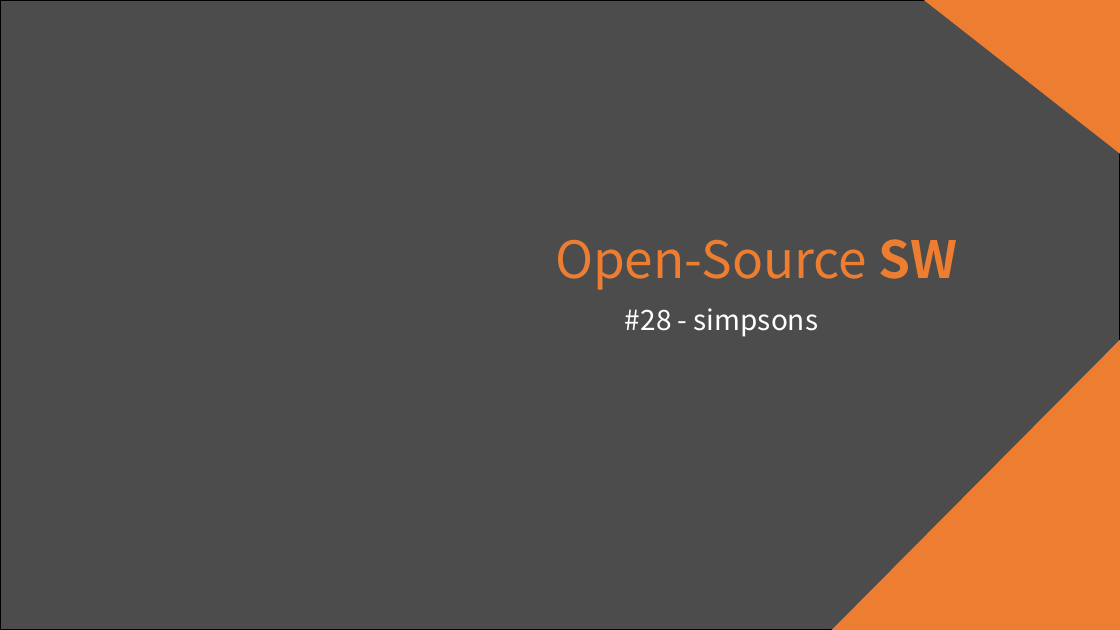
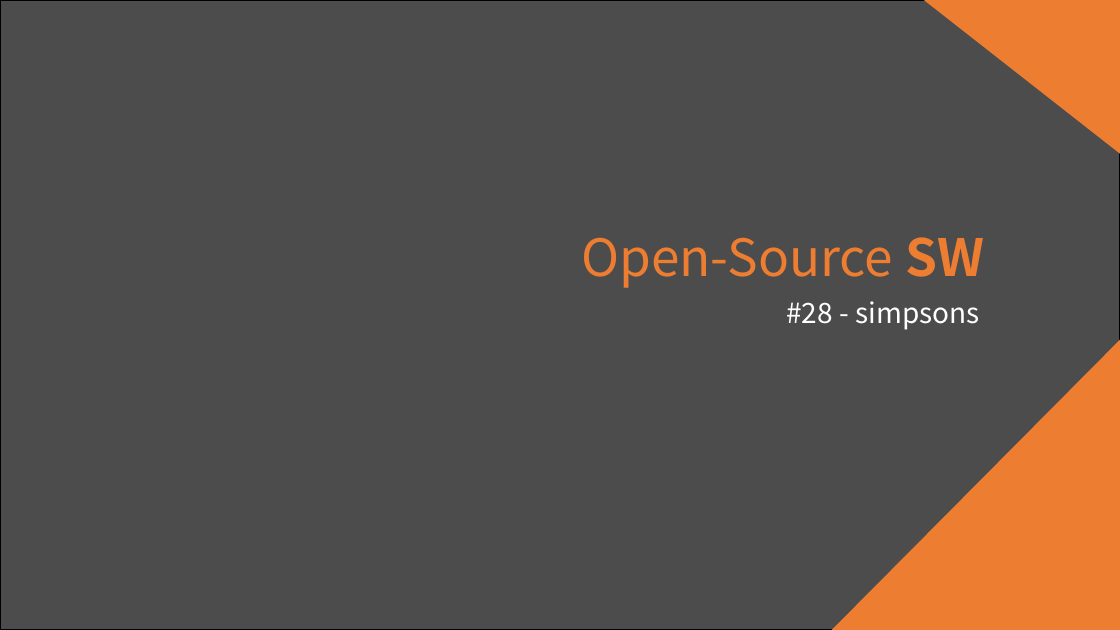
Before and after one commit to hbseo/desktop_calculator, a slide deck: slide 1 of simpsons.pptx. Drawn at 1120x630 pixels with LibreOffice and Linux fonts; fonts in the diff are those of the drawing; background and template pictures are left out. Boxes give left, top, right and bottom in pixels: in the first picture for what was removed or moved away, otherwise in the second. Text is boxed around its words. In the diff, an @@ line names an element or a change of style, - is before the commit and + after.

```diff
--- a/simpsons.pptx
+++ b/simpsons.pptx
@@ text "Open-Source SW": place and size @@
-text "Open-Source SW" at bbox=[555, 239, 958, 290]
+text "Open-Source SW" at bbox=[581, 237, 984, 288]
@@ text "#28 - simpsons": place and size @@
-text "#28 - simpsons" at bbox=[625, 308, 818, 337]
+text "#28 - simpsons" at bbox=[786, 301, 979, 330]
```
Also in this commit, not shown: 11 other slides changed.
